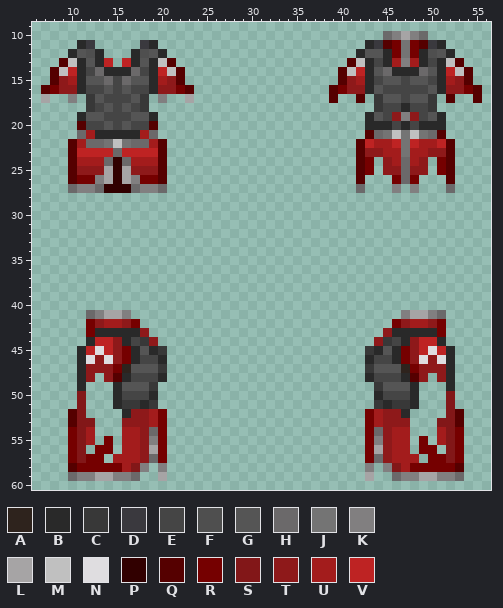
A pixel-art sprite gets an edit: Resources/Textures/Clothing/OuterClothing/Coats/warden.rsi/equipped-OUTERCLOTHING-vox.png. Above: the version before the commit.
The file is 64x64 pixels. Colours within 5 levels of each other are drawn and written as one. Shown: x 6..56, y 9..60.
Palette (. is transparent): A #2e231d  B #292929  C #383838  D #3a393e  E #454545  F #4f4f4f  G #555555  H #6b696a  J #747474  K #817f80  L #a6a4a5  M #c0c0c0  N #dfdde0  P #310000  Q #550000  R #750000  S #821718  T #8e191a  U #a31c1c  V #be2323
And afterwards:
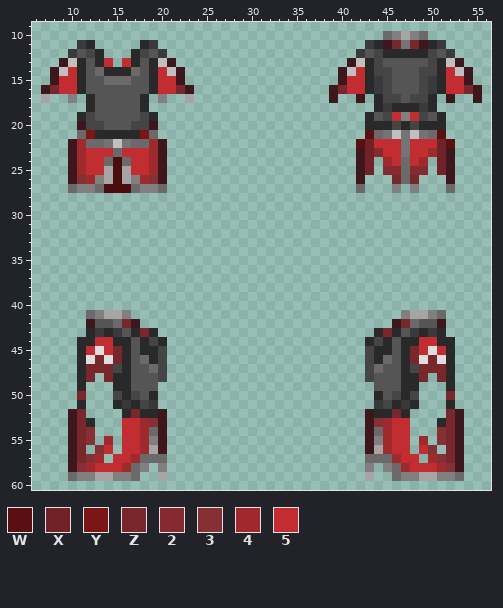
Colours new in this view: W #5a0f10  X #702226  Y #7c1616  Z #78282c  2 #852a2f  3 #853034  4 #9f2a2e  5 #c12d30
Edits made:
colour P: #310000 -> #4a0c0d
colour Q: #550000 -> #3d171c
y 11: x 11..12 BD -> DB; x 18..19 DB -> BD; x 43..44 BD -> DB; x 46 R -> Z; x 48 R -> Z; x 50..51 DB -> BD
y 12: x 10 B -> D; x 12 F -> E; x 18 F -> E; x 20 B -> D; x 42 B -> D; x 44 G -> E; x 46..48 RJR -> BBB; x 50 F -> E; x 52 B -> D
y 13: x 14 V -> 5; x 16 V -> 5; x 45..49 BUKUB -> GGGGG
y 14: x 10 V -> 5; x 12 E -> G; x 18 E -> G; x 20 V -> 5; x 42 V -> 5; x 44..50 GHBBBHG -> EEGGGEE; x 52 V -> 5
y 15: x 9..10 TU -> 55; x 15 E -> H; x 20..21 UT -> 55; x 41..42 TU -> 55; x 44..45 EG -> DE; x 47 E -> G; x 49..50 GE -> ED; x 52..53 UT -> 55
y 16: x 8..10 RTT -> Z55; x 12..13 EE -> GG; x 15 E -> G; x 17..18 EE -> GG; x 20..22 TTR -> 55Z; x 40..42 RTT -> Z55; x 44 G -> D; x 46..48 EEE -> GGG; x 50 G -> D; x 52..54 TTR -> 55Z
y 17: x 12 C -> B; x 14..16 EEE -> GGG; x 18 C -> B; x 44..50 CGGEGGC -> BEEGEEB
y 18: x 12..13 CE -> BG; x 15 E -> G; x 17..18 EC -> GB; x 44..46 CEE -> BDB; x 48..50 EEC -> BDB
y 19: x 12 G -> E; x 14..16 EEE -> GGG; x 18 G -> E; x 46 T -> 5; x 48 T -> 5
y 20: x 15 E -> G
y 21: x 12 U -> Y; x 18 U -> Y; x 43 Q -> W; x 51 Q -> W
y 22: x 11 U -> 4; x 19 U -> 4; x 42..46 QVUUV -> WX555; x 48..52 VUUVQ -> 555XW
y 23: x 11..14 VVVV -> 4555; x 16..19 VVVV -> 5554; x 43..46 TTUU -> X255; x 48..51 UUTT -> 554X
y 24: x 11..13 UUU -> 455; x 17..19 UUU -> 554; x 43 R -> X; x 45..46 TU -> 45; x 48..49 UT -> 54; x 51 R -> X
y 25: x 11..13 TTT -> 455; x 17..19 TTT -> 554; x 43 R -> X; x 45..46 TT -> 22; x 48..49 TT -> 22; x 51 R -> X
y 26: x 11..12 RR -> 34; x 18..19 RR -> 43; x 46 R -> Z; x 48 R -> Z
y 42: x 12..17 RTUUTR -> QGGHZQ; x 46..51 RTUUTR -> QZHGGQ
y 43: x 12..13 RB -> BD; x 15..16 BB -> DG; x 18..19 T. -> ZB; x 44..45 .T -> BZ; x 47..48 BB -> GD; x 50..51 BR -> DB
y 44: x 11 . -> B; x 13..15 VVT -> 55B; x 17..20 ECT. -> GBEB; x 43..46 .TCE -> BEBG; x 48..50 TVV -> B55; x 52 . -> B
y 45: x 12 V -> 5; x 14..18 VTRBG -> 5ZBGB; x 20 C -> E; x 43 C -> E; x 45..49 GBRTV -> BGBZ5; x 51 V -> 5
y 46: x 13 T -> Z; x 15..20 TRBEEB -> ZBGHBE; x 43..48 BEEBRT -> EBHGBZ; x 50 T -> Z
y 47: x 12..16 TTTRA -> ZZZEB; x 19..20 GC -> HE; x 43..44 CG -> EH; x 47..51 ARTTT -> BEZZZ
y 48: x 12 T -> Z; x 14..15 TQ -> ZB; x 17..20 EEEB -> GGGE; x 43..46 BEEE -> EGGG; x 48..49 QT -> BZ; x 51 T -> Z
y 49: x 16 G -> B; x 19 C -> G; x 44 C -> G; x 47 G -> B
y 50: x 11 S -> Z; x 15..16 BE -> EB; x 18 E -> G; x 45 E -> G; x 47..48 EB -> BE; x 52 S -> Z
y 51: x 11 S -> B; x 17..18 CB -> BE; x 45..46 BC -> EB; x 52 S -> B
y 52: x 11 S -> Z; x 17..20 TTUR -> ZBBQ; x 43..46 RUTT -> QBBZ; x 52 S -> Z
y 53: x 11..12 SS -> ZB; x 16..20 TTTUR -> 5543Q; x 43..47 RUTTT -> Q3455; x 51..52 SS -> BZ
y 54: x 10..12 RSU -> QZ3; x 16..18 UUT -> 554; x 20 R -> Q; x 43 R -> Q; x 45..47 TUU -> 455; x 51..53 USR -> 3ZQ
y 55: x 10..12 RSU -> QZ3; x 14 R -> 4; x 16..18 UUT -> 554; x 20 R -> Q; x 43 R -> Q; x 45..47 TUU -> 455; x 49 R -> 4; x 51..53 USR -> 3ZQ
y 56: x 10..11 RS -> QZ; x 13..14 RR -> 35; x 16..18 UUT -> 554; x 20 R -> Q; x 43 R -> Q; x 45..47 TUU -> 455; x 49..50 RR -> 53; x 52..53 SR -> ZQ
y 57: x 10..13 RSRR -> QZ34; x 15..18 UUUT -> 554H; x 20 R -> H; x 43 R -> H; x 45..48 TUUU -> H455; x 50..53 RRSR -> 43ZQ
y 58: x 11..17 RRRRRUS -> 345554H; x 46..52 SURRRRR -> H455543
